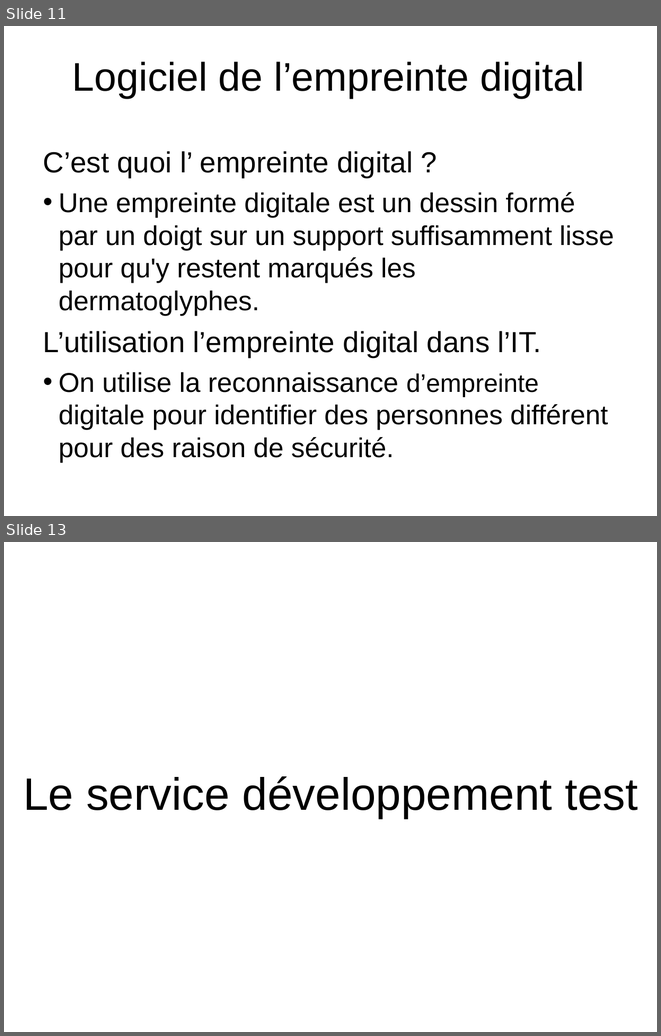
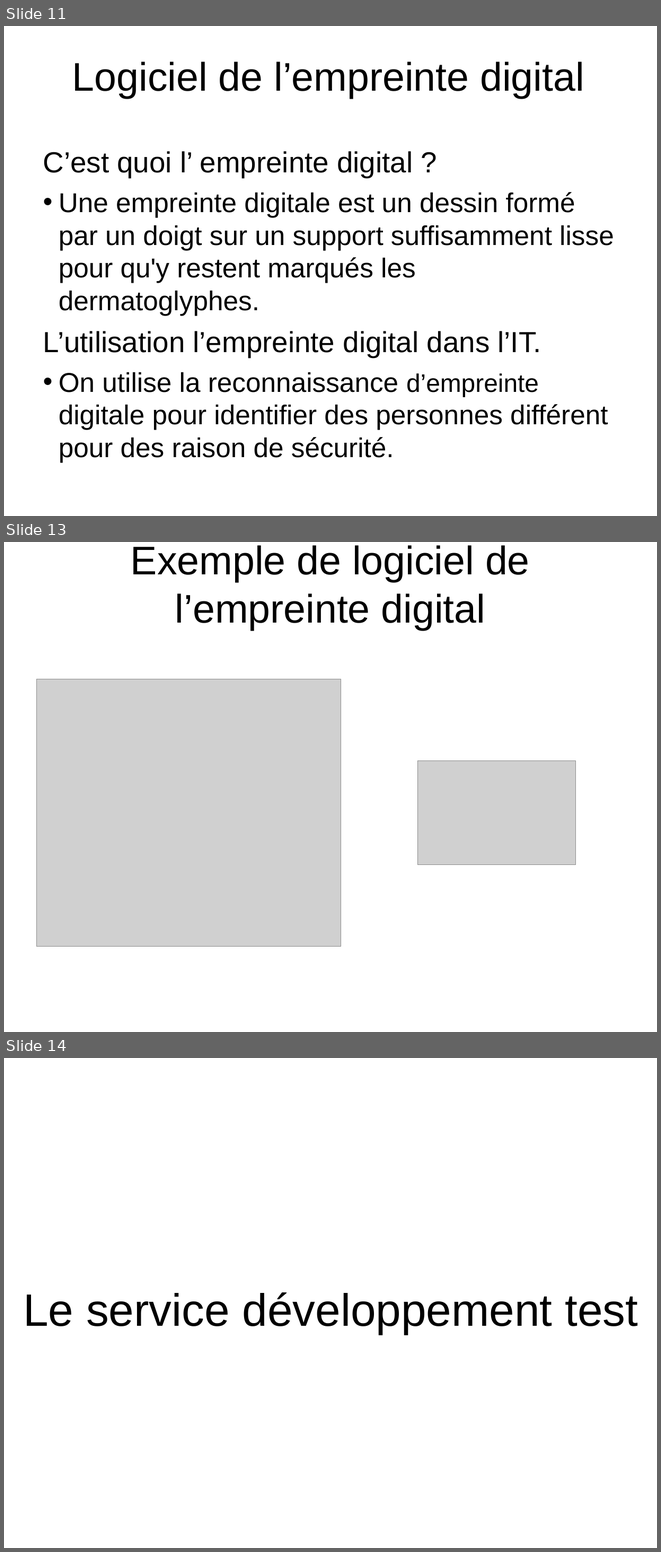
Before and after one commit to HabibAroua/Criminel_dep, a slide deck: documentation/presentation/P1/2734.ppt. Shown one above the other, each under a label of ours: slides 11 and 13 before the commit, slides 11, 13 and 14 after it; the slides between them are not shown. The pictures are 661x1036 and 661x1552 pixels, drawn with LibreOffice and Linux fonts; fonts in the diff are those of the drawing; grey boxes stand for pictures; background and template pictures are left out. Boxes give left, top, right and bottom in pixels: in the first picture for what was removed or moved away, otherwise in the second. Text is boxed around its words. In the diff, an @@ line names an element or a change of style, - is before the commit and + after.

```diff
--- a/documentation/presentation/P1/2734.ppt
+++ b/documentation/presentation/P1/2734.ppt
@@ slide 13 added at (4, 542, 657, 1032), background picture (left out) @@
@@ title added at (131, 545, 530, 630), 44 pt, text #000000 @@
+Exemple de logiciel de l’empreinte digital
@@ picture added at (37, 679, 341, 947) @@
@@ picture added at (418, 761, 576, 865) @@
@@ what was slide 13 is now slide 14 @@
```
Also in this commit, not shown: 1 slide changed, 1 other slide added, 1 slide removed.
